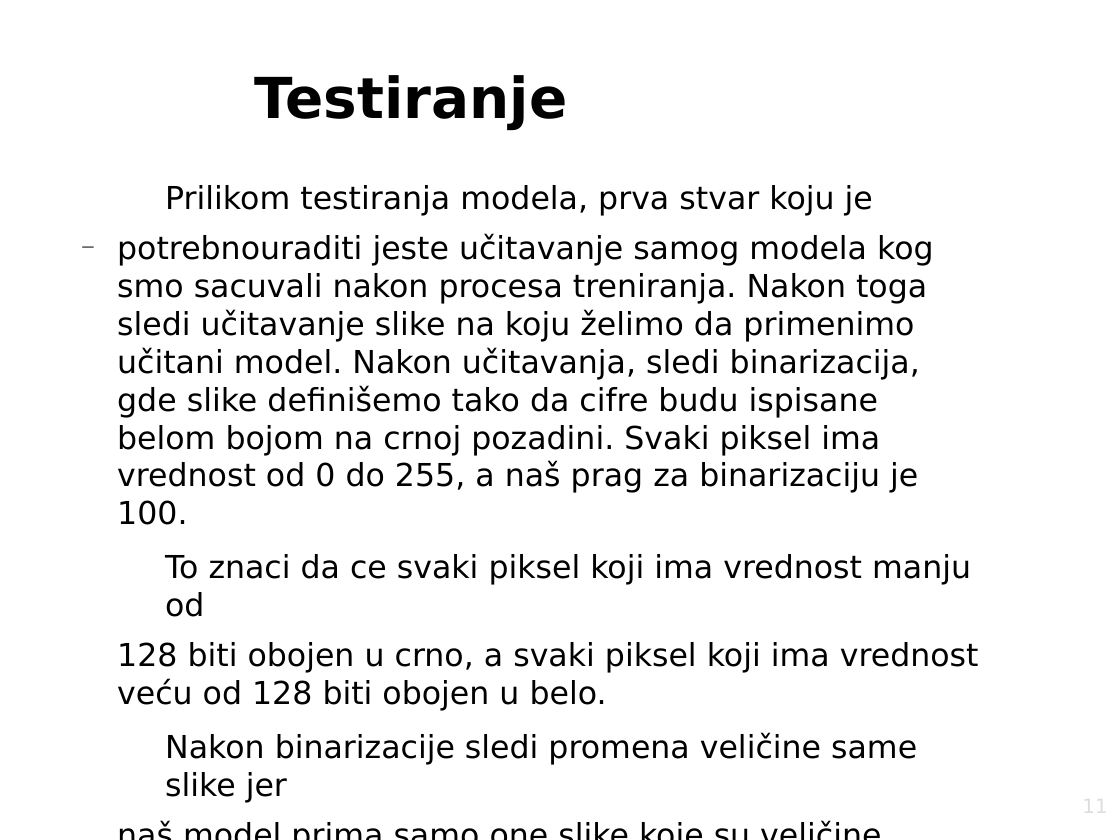
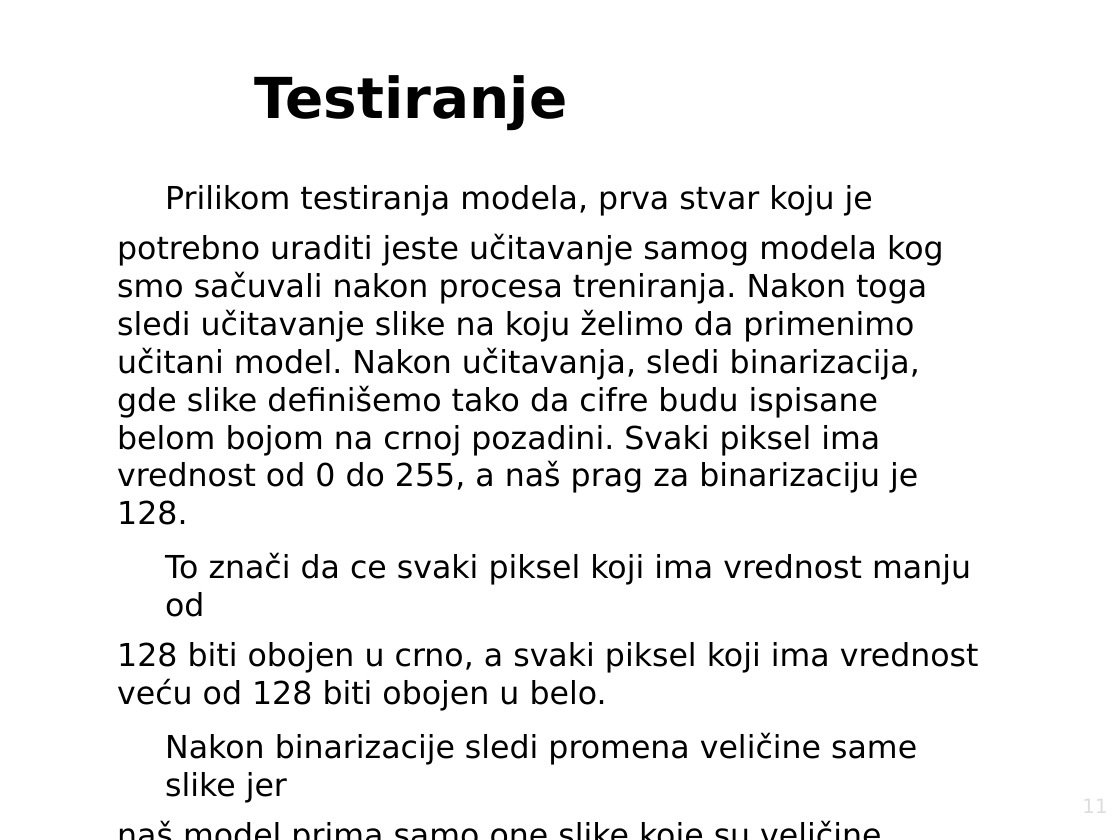
Before and after one commit to stefan996/digitRecognition, a slide deck: slide 11 of description/presentation.odp. Drawn at 1120x840 pixels with LibreOffice and Linux fonts; fonts in the diff are those of the drawing; background and template pictures are left out. Boxes give left, top, right and bottom in pixels: in the first picture for what was removed or moved away, otherwise in the second. Text is boxed around its words. In the diff, an @@ line names an element or a change of style, - is before the commit and + after.

```diff
--- a/description/presentation.odp
+++ b/description/presentation.odp
@@ text at (117,233,971,617): text changed @@
-  − potrebnouraditi jeste učitavanje samog modela kog smo sacuvali nakon procesa treniranja. Nakon toga sledi učitavanje slike na koju želimo da primenimo učitani model. Nakon učitavanja, sledi binarizacija, gde slike definišemo tako da cifre budu ispisane belom bojom na crnoj pozadini. Svaki piksel ima vrednost od 0 do 255, a naš prag za binarizaciju je 100.
-    To znaci da ce svaki piksel koji ima vrednost manju od
+  potrebno uraditi jeste učitavanje samog modela kog smo sačuvali nakon procesa treniranja. Nakon toga sledi učitavanje slike na koju želimo da primenimo učitani model. Nakon učitavanja, sledi binarizacija, gde slike definišemo tako da cifre budu ispisane belom bojom na crnoj pozadini. Svaki piksel ima vrednost od 0 do 255, a naš prag za binarizaciju je 128.
+    To znači da ce svaki piksel koji ima vrednost manju od
```
Also in this commit, not shown: 1 other slide changed, 1 other file.
